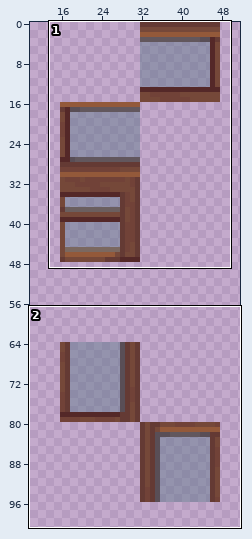
One commit to this sprite sheet: Resources/Textures/_CP14/Structures/Windows/wooden_window.rsi/wood_window1.png. Above, an overview of the earlier version with the close-up marked.
Close-up. Earlier state:
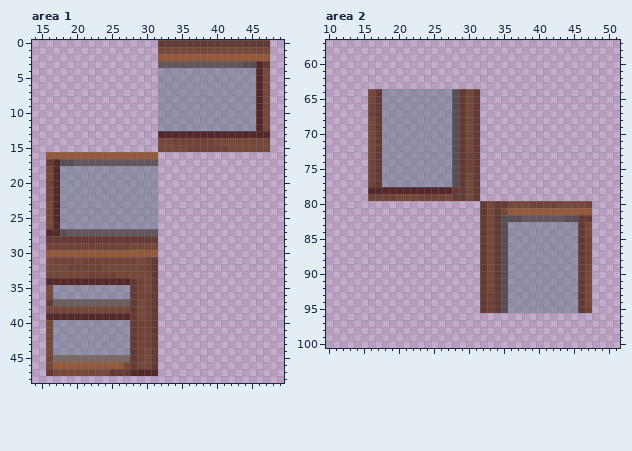
The file is 64x128 pixels. Shown: area 1: x 14..49, y 0..48; area 2: x 10..51, y 57..100. The wide view leaves out empty margins.
And afterwards:
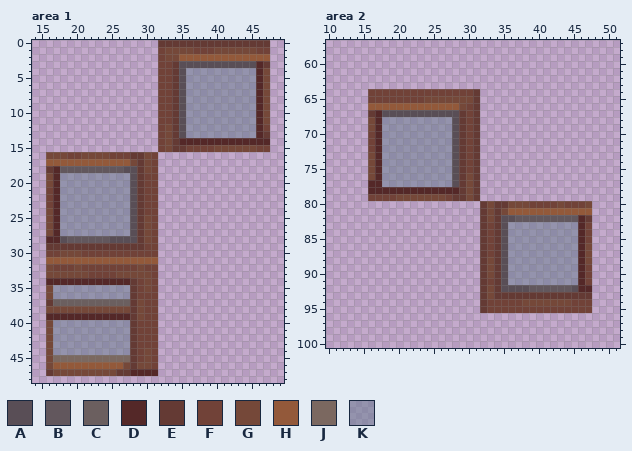
Palette (. is transparent): A #594e56  B #62575d  C #6b5f5f  D #542828  E #643a34  F #714238  G #754839  H #93593a  J #7b6860  K #5f798b79
Changes in this commit:
--- area 1
@@ x 14..49 @@
  0 ..................EEEEEEEEEEEEEEEE..
- 1 ..................GGGGGGGGGGGGGGGG..
- 2 ..................HHHHHHHHHHHHHHHH..
- 3 ..................BBBBBBBBBBBBAADE..
- 4 ..................KKKKKKKKKKKKKKDG..
- 5 ..................KKKKKKKKKKKKKKDG..
- 6 ..................KKKKKKKKKKKKKKDG..
- 7 ..................KKKKKKKKKKKKKKDG..
- 8 ..................KKKKKKKKKKKKKKDG..
- 9 ..................KKKKKKKKKKKKKKDG..
-10 ..................KKKKKKKKKKKKKKDG..
-11 ..................KKKKKKKKKKKKKKDG..
-12 ..................KKKKKKKKKKKKKKDG..
-13 ..................DDDDDDDDDDDDDDDD..
-14 ..................GGFFFFFFGGGGGGGG..
-15 ..................GGGGFFFFFFGGGGGG..
-16 ..HHHHHHHHHHHHHHHH..................
-17 ..EDAABBBBBBBBBBBB..................
-18 ..GDKKKKKKKKKKKKKK..................
-19 ..GDKKKKKKKKKKKKKK..................
-20 ..FDKKKKKKKKKKKKKK..................
-21 ..FDKKKKKKKKKKKKKK..................
-22 ..FDKKKKKKKKKKKKKK..................
-23 ..GDKKKKKKKKKKKKKK..................
-24 ..GDKKKKKKKKKKKKKK..................
-25 ..GDKKKKKKKKKKKKKK..................
-26 ..GDKKKKKKKKKKKKKK..................
-27 ..DDABBBBBBBBBBBBB..................
-28 ..EEEEEEEEEEEEEEEE..................
-29 ..FFFFFFFFFFFFGGGG..................
-30 ..HHHHHHHHHHHHHHHH..................
-31 ..GFFFGFFFFFFFFGFE..................
-32 ..GGGFFFFFGGGGGGFE..................
-33 ..GGGGGGFFFFGGGGGE..................
-34 ..DDDDDDDDDDDDEFGE..................
-35 ..GKKKKKKKKKKKEFGE..................
-36 ..GKKKKKKKKKKKEFFE..................
-37 ..ECCCCCCCCCCCEGFE..................
-38 ..GGGGGGGGGGGGEGFE..................
-39 ..DDDDDDDDDDDDEGFE..................
-40 ..GKKKKKKKKKKKEFFE..................
-41 ..GKKKKKKKKKKKEFFE..................
-42 ..GKKKKKKKKKKKEFFE..................
-43 ..GKKKKKKKKKKKEFFE..................
-44 ..GKKKKKKKKKKKEFGE..................
-45 ..GJJJJJJJJJJJEFGE..................
-46 ..GHHHHHHHHHHGEGGE..................
-47 ..EGGGGGGGGEEEDDDD..................
+ 1 ..................FGGGGFFFGGGGGGFF..
+ 2 ..................FGGHHHHHHHHHHHHH..
+ 3 ..................FFEAAAAAAAAAAADE..
+ 4 ..................FFEAKKKKKKKKKKDG..
+ 5 ..................FFEAKKKKKKKKKKDG..
+ 6 ..................FFEAKKKKKKKKKKDG..
+ 7 ..................FFEAKKKKKKKKKKDG..
+ 8 ..................FFEAKKKKKKKKKKDG..
+ 9 ..................FFEAKKKKKKKKKKDG..
+10 ..................FFEAKKKKKKKKKKDG..
+11 ..................FFEAKKKKKKKKKKDG..
+12 ..................FGEAKKKKKKKKKKDF..
+13 ..................FGEAKKKKKKKKKKDE..
+14 ..................FGEDDDDDDDDDDDDD..
+15 ..................FGEEFFFFGGGGGGFF..
+16 ..GGGFFGGGGFFFEEGF..................
+17 ..HHHHHHHHHHHHGEGF..................
+18 ..EDBBBBBBBBBAAEGF..................
+19 ..GDKKKKKKKKKKAEFF..................
+20 ..GDKKKKKKKKKKAEFF..................
+21 ..FDKKKKKKKKKKAEFF..................
+22 ..FDKKKKKKKKKKAEFF..................
+23 ..FDKKKKKKKKKKAEFF..................
+24 ..GDKKKKKKKKKKAEFF..................
+25 ..GDKKKKKKKKKKAEGF..................
+26 ..GDKKKKKKKKKKAEGF..................
+27 ..GDKKKKKKKKKKAEGF..................
+28 ..DDABBBBBBAAAAEGF..................
+29 ..EEEEEEEEEEEEEEFF..................
+30 ..FFGGGFFFFFFFFFFF..................
+31 ..HHHHHHHHHHHHHHHH..................
+32 ..GFFFGFFFFFFFFGFF..................
+33 ..GGGGGGFFFFGGGGGF..................
+34 ..DDDDDDDDDDDDEFGF..................
+35 ..GKKKKKKKKKKKEFGF..................
+36 ..GKKKKKKKKKKKEFFF..................
+37 ..ECCCCCCCCCCCEGFF..................
+38 ..GGGGGGGGGGGGEGFF..................
+39 ..DDDDDDDDDDDDEGFF..................
+40 ..GKKKKKKKKKKKEFFF..................
+41 ..GKKKKKKKKKKKEFFF..................
+42 ..GKKKKKKKKKKKEFFF..................
+43 ..GKKKKKKKKKKKEFFF..................
+44 ..GKKKKKKKKKKKEFGF..................
+45 ..GJJJJJJJJJJJEFGF..................
+46 ..GHHHHHHHHHHGEGGF..................
+47 ..EGGGGGGGGGEEDDDD..................
 48 ....................................
--- area 2
@@ x 10..51 @@
  63 ..........................................
- 64 ......GEKKKKKKKKKKAEGE....................
- 65 ......GEKKKKKKKKKKAEGE....................
- 66 ......FEKKKKKKKKKKAEGE....................
- 67 ......FEKKKKKKKKKKAEGE....................
- 68 ......GEKKKKKKKKKKAEGE....................
- 69 ......GEKKKKKKKKKKAEGE....................
- 70 ......GEKKKKKKKKKKAEGE....................
- 71 ......GEKKKKKKKKKKAEGE....................
- 72 ......GEKKKKKKKKKKAEGE....................
- 73 ......GEKKKKKKKKKKAEFE....................
- 74 ......FEKKKKKKKKKKAEFE....................
- 75 ......FEKKKKKKKKKKAEFE....................
- 76 ......FEKKKKKKKKKKAEGE....................
- 77 ......FEKKKKKKKKKKAEGE....................
- 78 ......DDDDDDDDDDDDEEGE....................
- 79 ......FFFFGGGFFFFGEEGE....................
- 80 ......................EGEEGGGFFFFGGGGF....
+ 64 ......FFFFFFFFFFFFFFFE....................
+ 65 ......FFFFFFFFGGGGGGGE....................
+ 66 ......HHHHHHHHHHHHHGFE....................
+ 67 ......EDAAAAAAAAAAAEFE....................
+ 68 ......GDKKKKKKKKKKAEFE....................
+ 69 ......GDKKKKKKKKKKAEFE....................
+ 70 ......FDKKKKKKKKKKAEFE....................
+ 71 ......FDKKKKKKKKKKAEFE....................
+ 72 ......FDKKKKKKKKKKAEFE....................
+ 73 ......GDKKKKKKKKKKAEFE....................
+ 74 ......GDKKKKKKKKKKAEFE....................
+ 75 ......GDKKKKKKKKKKAEFE....................
+ 76 ......GDKKKKKKKKKKAEGE....................
+ 77 ......DDKKKKKKKKKKAEGE....................
+ 78 ......DDDDDDDDDDDDDEGE....................
+ 79 ......FFFFGGGGGGGFEEGE....................
+ 80 ......................EGEEGGGFFFFGFFFG....
  81 ......................EGEGHHHHHHHHHHHH....
- 82 ......................EGEAAABBBBBBAAEE....
- 83 ......................EGEAKKKKKKKKKKEG....
- 84 ......................EGEAKKKKKKKKKKEG....
- 85 ......................EGEAKKKKKKKKKKEF....
- 86 ......................EGEAKKKKKKKKKKEF....
- 87 ......................EGEAKKKKKKKKKKEF....
- 88 ......................EGEAKKKKKKKKKKEF....
- 89 ......................EGEAKKKKKKKKKKEG....
- 90 ......................EGEAKKKKKKKKKKEG....
- 91 ......................EGEAKKKKKKKKKKEG....
- 92 ......................EGEAKKKKKKKKKKEG....
- 93 ......................EFEAKKKKKKKKKKEG....
- 94 ......................EFEAKKKKKKKKKKEG....
- 95 ......................EFEAKKKKKKKKKKEF....
+ 82 ......................EGEAABBBBBBBBBDE....
+ 83 ......................EFEAKKKKKKKKKKDF....
+ 84 ......................EFEAKKKKKKKKKKDF....
+ 85 ......................EFEAKKKKKKKKKKDF....
+ 86 ......................EFEAKKKKKKKKKKDG....
+ 87 ......................EFEAKKKKKKKKKKDG....
+ 88 ......................EGEAKKKKKKKKKKDG....
+ 89 ......................EGEAKKKKKKKKKKDF....
+ 90 ......................EGEAKKKKKKKKKKDF....
+ 91 ......................EFEAKKKKKKKKKKDF....
+ 92 ......................EGEAAAABBBBBBADD....
+ 93 ......................EGEEEEEEEEEEEEEE....
+ 94 ......................EFFFFFGGGGGGGFFF....
+ 95 ......................EFFFFFFFFFFFFFFF....
  96 ..........................................
Changed places in both close-ups, as pixel boxes (x1, y1, x2, y2):
changed: (46, 47, 270, 369)
changed: (109, 369, 116, 376)
changed: (368, 89, 473, 187)
changed: (417, 187, 592, 313)
